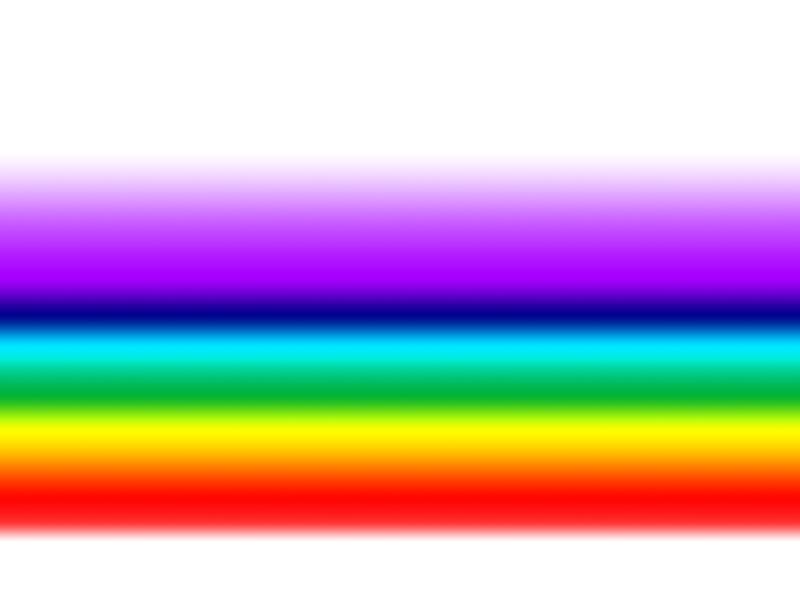
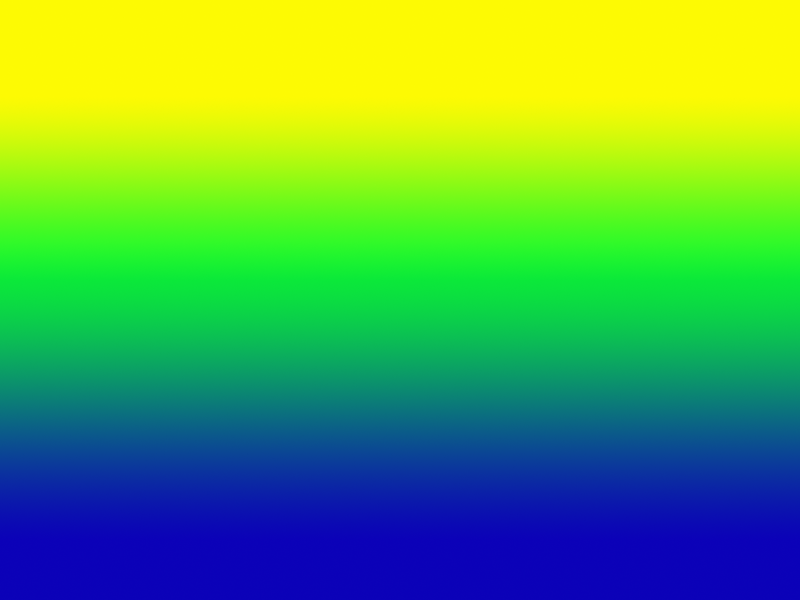
Comparing the layer stacks of the two 800x600 images. Changes:
painted on "Rectangle 3" over <box>0,0,800,600</box>
